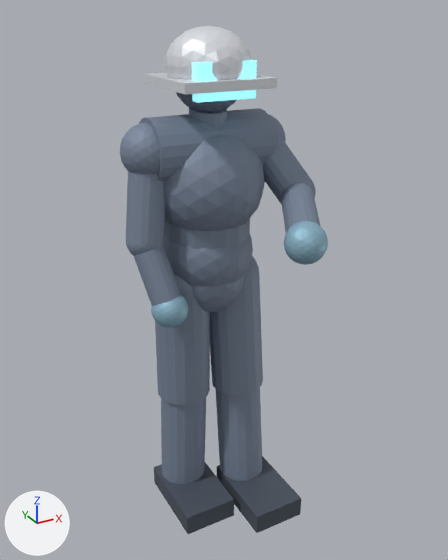
An edit to the glTF model public/human.glb, drawn before and after from the same camera.
Before and after are seen from a 50 mm lens placed at (-0.939, -1.858, 1.816), pointed at (0.016, -0.122, 0.948). Arrows for +X, +Y and +Z are at lower left; the lights stay in place. The picture after the commit comes second. Where no turn or scale is listed for an object, it has been applied to the vertices.

The first picture shows 'Boot', 'Coverall', 'Glove', 'Head', 'Helmet', 'Visor'.
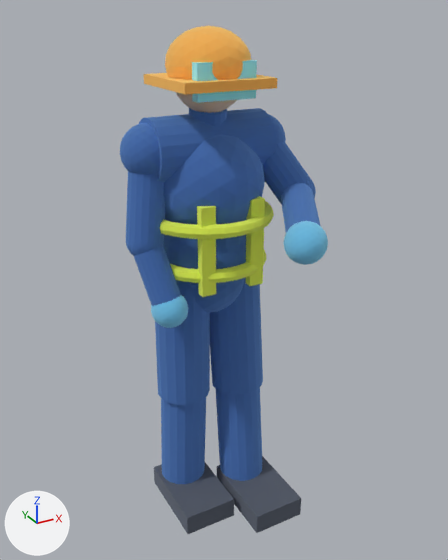
What changed in the scene script:
```text
Change mat_coverall:
    mat_coverall.base_color: (0.204, 0.251, 0.337) -> (0.176, 0.353, 0.686)  # greyish blue #7d899d -> blue #74a0d8
    mat_coverall.metallic: 0.18 -> 1.0
    mat_coverall.roughness: 0.62 -> 1.0
Change mat_head:
    mat_head.base_color: (0.157, 0.188, 0.251) -> (0.878, 0.741, 0.596)  # greyish blue #6e7889 -> pale yellow #f1dfcb
    mat_head.metallic: 0.1 -> 1.0
Change mat_helmet:
    mat_helmet.base_color: (0.824, 0.847, 0.894) -> (1.0, 0.706, 0.243)  # white #eaedf3 -> beige #ffdb87
    mat_helmet.metallic: 0.35 -> 1.0
    mat_helmet.roughness: 0.35 -> 1.0
Change mat_visor:
    mat_visor.metallic: 0.2 -> 1.0
    remove mat_visor.emission_color = (0.25, 0.7, 0.78)  # cyan #89dae5
    remove mat_visor.emission_strength = 1.0
Change mat_glove:
    mat_glove.base_color: (0.275, 0.471, 0.588) -> (0.369, 0.761, 0.925)  # blue #8fb7ca -> cyan #a4e2f6
    mat_glove.metallic: 0.25 -> 1.0
    mat_glove.roughness: 0.5 -> 1.0
Change mat_boot:
    mat_boot.base_color: (0.0784, 0.0941, 0.125) -> (0.227, 0.255, 0.314)  # greyish blue #4f5663 -> grey #838a98
    mat_boot.metallic: 0.2 -> 1.0
Add mat_vest:
    mat_vest = principled_material('Vest')
    mat_vest.base_color = (0.875, 0.949, 0.227)  # yellow #f0f983
    mat_vest.metallic = 1.0
    mat_vest.roughness = 1.0
Add me_geometry_6:
    me_geometry_6.from_pydata(...)  # a torus around z (ring radius 0.205, tube radius 0.024) spanning x -0.229..0.229, y -0.259..0.199, z 1.146..1.194; a torus around z (ring radius 0.185, tube radius 0.024) spanning x -0.209..0.209, y -0.239..0.179, z 0.986..1.034; a box spanning x -0.115..-0.065, y -0.215..-0.185, z 0.95..1.25; a box spanning x 0.065..0.115, y -0.215..-0.185, z 0.95..1.25
    me_geometry_6.materials.append(mat_vest)  # yellow #f0f983
Add ob_vest:
    ob_vest = bpy.data.objects.new('Vest', me_geometry_6)
    ob_vest.location = (0.0, 0.0, 0.0)
```

What differs and where, as boxes (x1, y1, x2, y2) in the pictures (448 x 560 px):
'Coverall', recoloured, surface changed (greyish blue to blue): (120, 108, 321, 484) in both
'Vest', added: after (160, 196, 274, 297)
'Helmet', recoloured, surface changed (darker): (144, 26, 277, 94) in both
'Glove', recoloured, surface changed: (151, 221, 328, 328) in both
'Visor', surface changed, recoloured (darker): (192, 60, 257, 103) in both
'Head', recoloured, surface changed (lighter): (176, 92, 236, 113) in both
